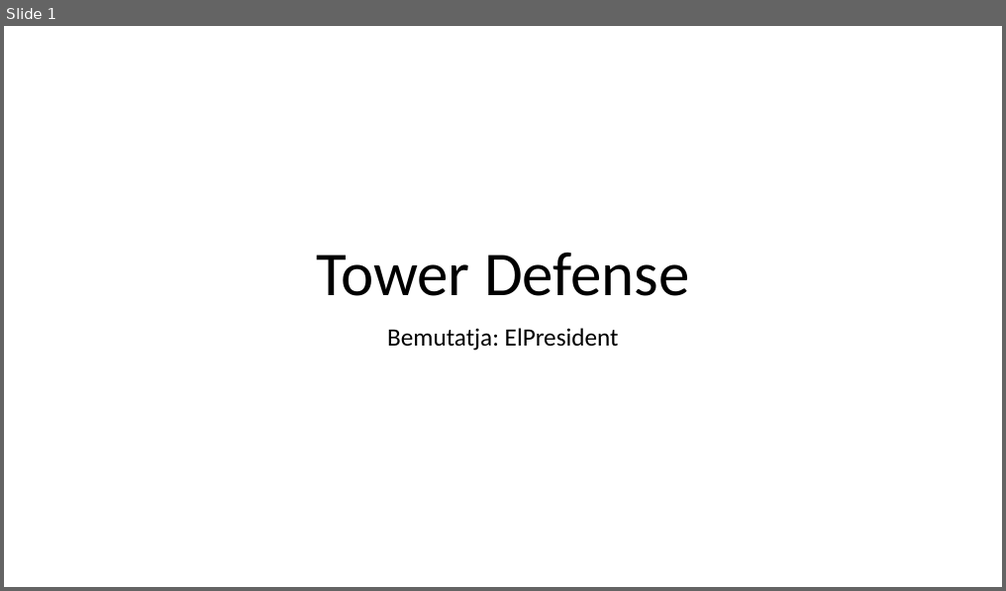
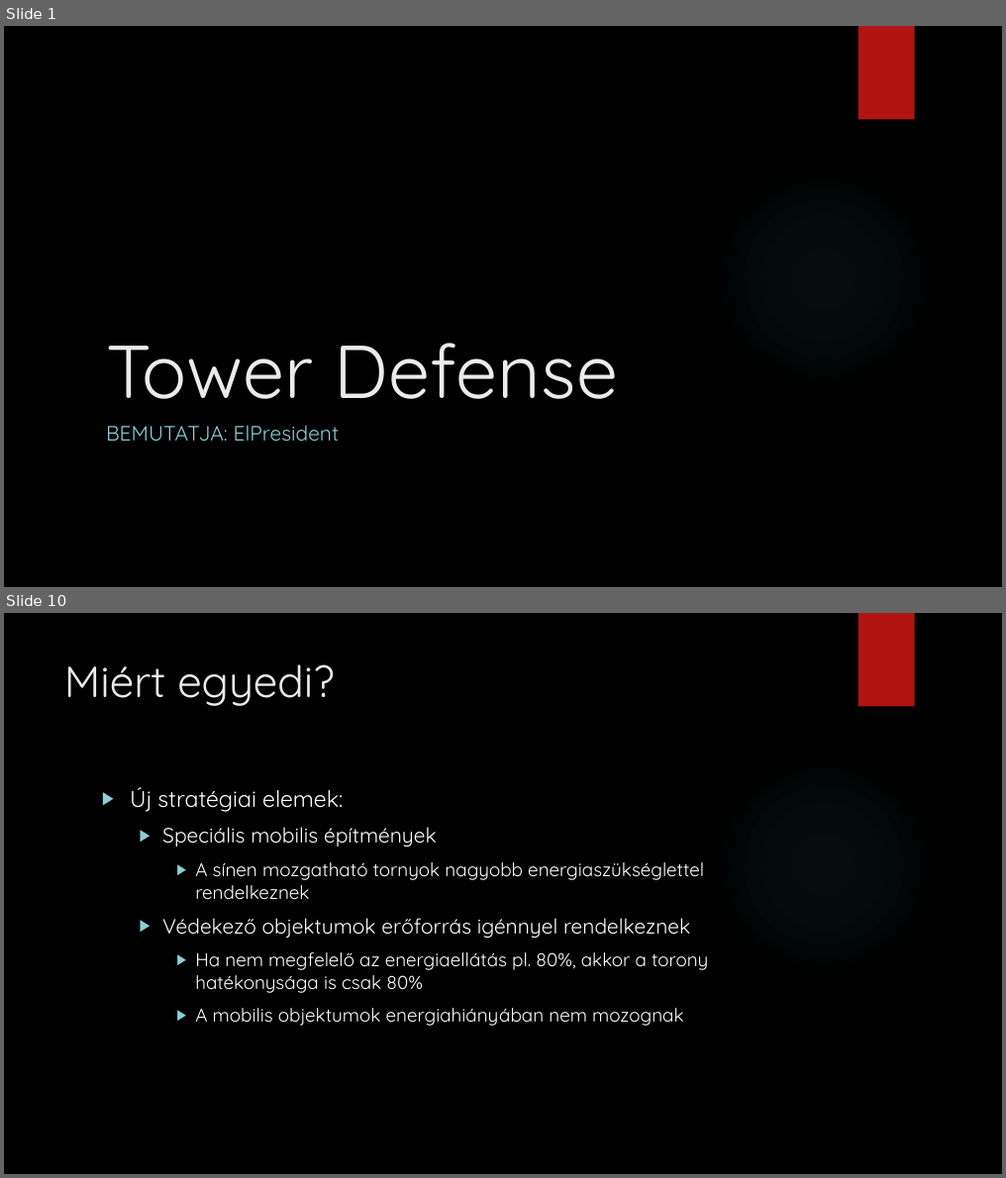
Before and after one commit to AdamBen01/ElPresident, a slide deck: Tower_Defense.pptx. Shown one above the other, each under a label of ours: slide 1 before the commit, slides 1 and 10 after it; the slides between them are not shown. The pictures are 1006x591 and 1006x1178 pixels, drawn with LibreOffice and Linux fonts; fonts in the diff are those of the drawing; background and template pictures are left out. Boxes give left, top, right and bottom in pixels: in the first picture for what was removed or moved away, otherwise in the second. Text is boxed around its words. In the diff, an @@ line names an element or a change of style, - is before the commit and + after.

```diff
--- a/Tower_Defense.pptx
+++ b/Tower_Defense.pptx
@@ slide 10 added at <box>4,613,1002,1174</box>, background picture (left out); not listed: 2 template elements that a slide beside it also shows @@
@@ title added at <box>64,664,334,706</box>, 42 pt, text #EBEBEB @@
+Miért egyedi?
@@ text added at <box>130,787,708,1026</box>, 18 pt, text #FFFFFF @@
+▶ Új stratégiai elemek:
+  ▶ Speciális mobilis építmények
+    ▶ A sínen mozgatható tornyok nagyobb energiaszükséglettel rendelkeznek
+  ▶ Védekező objektumok erőforrás igénnyel rendelkeznek
+    ▶ Ha nem megfelelő az energiaellátás pl. 80%, akkor a torony hatékonysága is csak 80%
+    ▶ A mobilis objektumok energiahiányában nem mozognak
@@ slide 1 changed as well @@
@@ background #FFFFFF to picture (left out) @@
@@ rectangle added at <box>858,26,915,120</box>, fill #B01513 @@
@@ title "Tower Defense": place and size @@
-title "Tower Defense" at <box>316,253,690,296</box>
+title "Tower Defense" at <box>106,343,618,399</box>
@@ title "Tower Defense" at <box>106,343,618,399</box>: size 60 to 72 pt, font Calibri to Quicksand, text colour #000000 to #EBEBEB; alignment centre to left; line spacing 0.9 to 1 @@
@@ ellipse added at <box>709,163,939,393</box>, fill gradient #50B9C1 @@
@@ subtitle at <box>106,425,340,441</box>: text changed; size 24 to 20 pt; font Calibri to Quicksand; text colour #000000 to #8AD0D6 @@
-Bemutatja: ElPresident
+BEMUTATJA: ElPresident
```
Also in this commit, not shown: 2 other slides changed, 8 other slides added, 1 slide removed.
